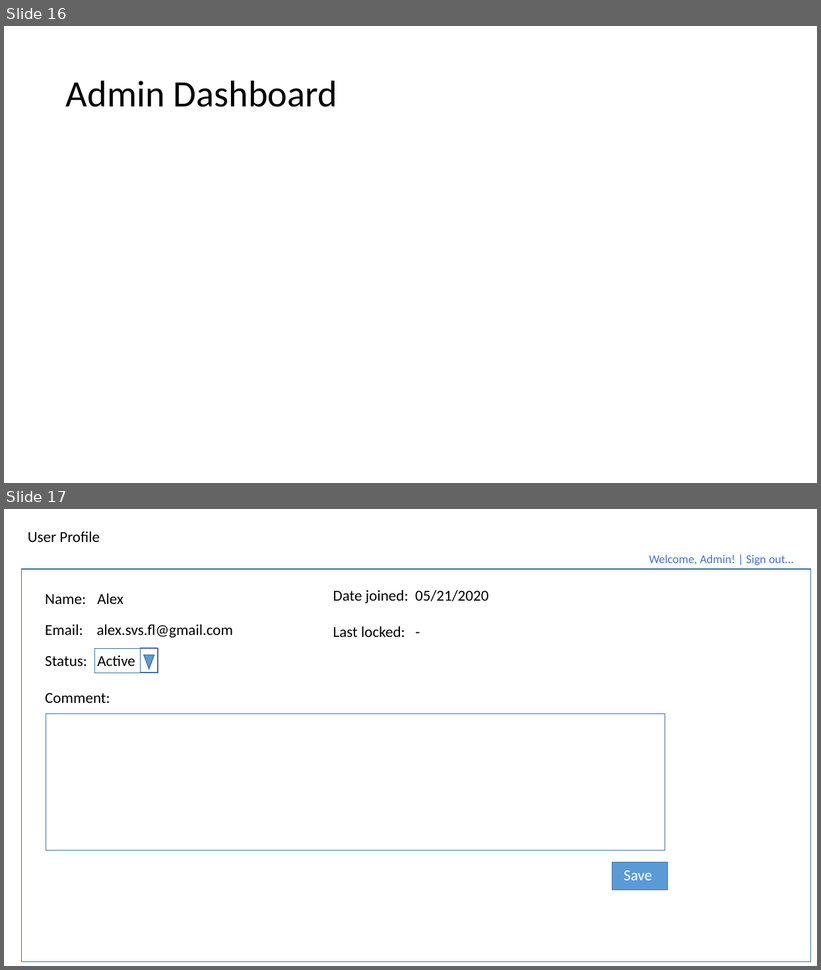
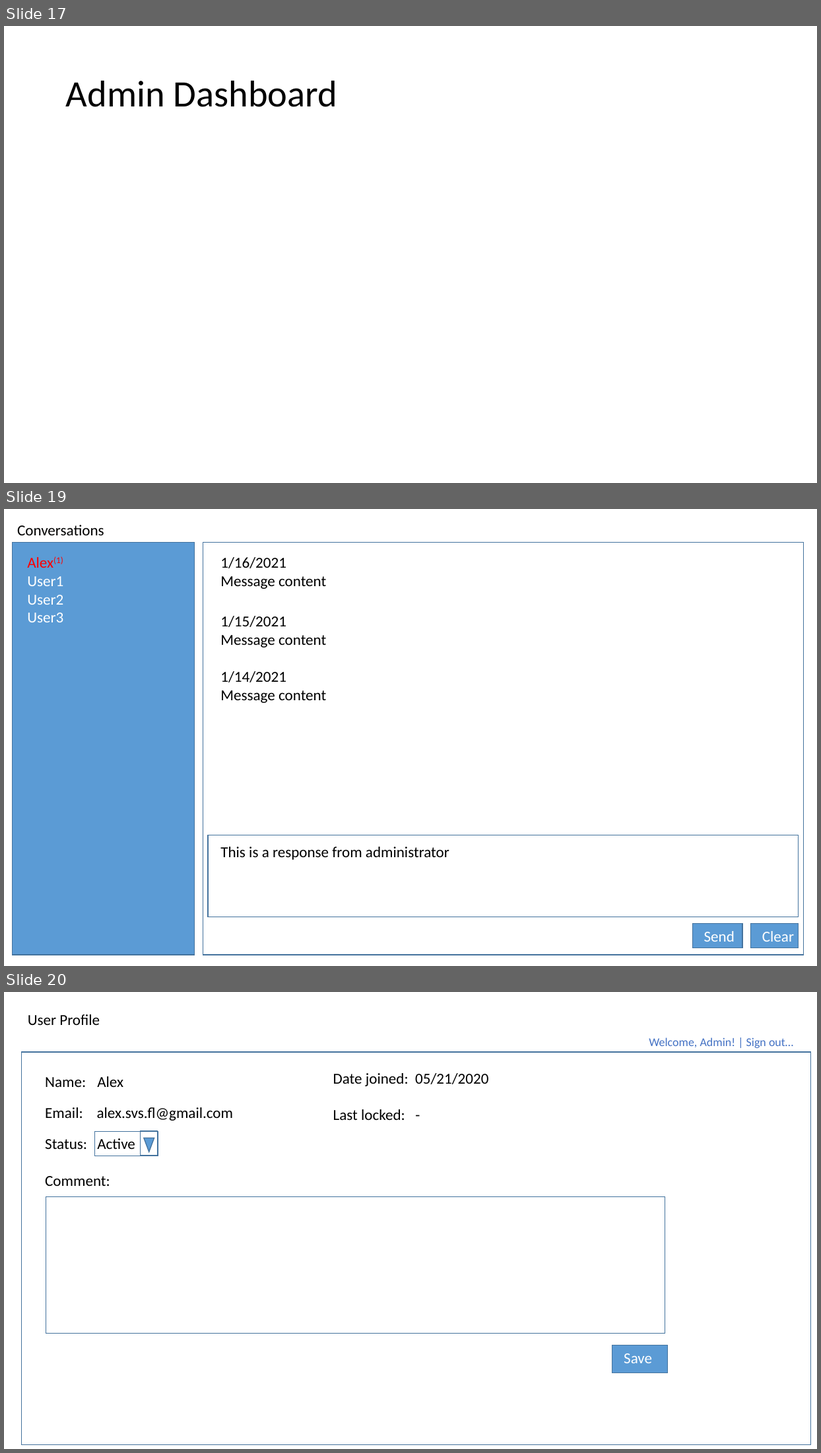
Before and after one commit to AlexanderFlanchik/AvsHost, a slide deck: Specs.pptx. Shown one above the other, each under a label of ours: slides 16 and 17 before the commit, slides 17, 19 and 20 after it; the slides between them are not shown. The pictures are 821x970 and 821x1453 pixels, drawn with LibreOffice and Linux fonts; fonts in the diff are those of the drawing. Boxes give left, top, right and bottom in pixels: in the first picture for what was removed or moved away, otherwise in the second. Text is boxed around its words. In the diff, an @@ line names an element or a change of style, - is before the commit and + after.

Commit message:
User-Admin conversation: part 1

```diff
--- a/Specs.pptx
+++ b/Specs.pptx
@@ slide 19 added at (x1=4, y1=509, x2=817, y2=966), background #FFFFFF @@
@@ text added at (x1=17, y1=525, x2=104, y2=535), 18 pt, text #000000 @@
+Conversations
@@ rectangle added at (x1=12, y1=543, x2=194, y2=956), fill #5B9BD5, outline #43739E 1 pt @@
@@ rectangle added at (x1=203, y1=543, x2=804, y2=956), outline #43739E 1 pt @@
@@ text added at (x1=27, y1=557, x2=63, y2=623), 18 pt, text #FFFFFF @@
+Alex(1)
+User1
+User2
+User3
@@ text added at (x1=220, y1=557, x2=326, y2=589), 18 pt, text #000000 @@
+1/16/2021
+Message content
@@ text added at (x1=220, y1=616, x2=326, y2=648), 18 pt, text #000000 @@
+1/15/2021
+Message content
@@ text added at (x1=220, y1=671, x2=326, y2=703), 18 pt, text #000000 @@
+1/14/2021
+Message content
@@ rectangle added at (x1=208, y1=835, x2=798, y2=917), outline #43739E 1 pt @@
@@ text added at (x1=220, y1=847, x2=450, y2=860), 18 pt, text #000000 @@
+This is a response from administrator
@@ rectangle added at (x1=692, y1=923, x2=743, y2=948), fill #5B9BD5, outline #43739E 1 pt @@
@@ rectangle added at (x1=751, y1=923, x2=799, y2=948), fill #5B9BD5, outline #43739E 1 pt @@
@@ text added at (x1=704, y1=931, x2=735, y2=942), 18 pt, text #FFFFFF @@
+Send
@@ text added at (x1=762, y1=931, x2=794, y2=942), 18 pt, text #FFFFFF @@
+Clear
@@ what was slide 16 is now slide 17 @@
@@ what was slide 17 is now slide 20 @@
```
Also in this commit, not shown: 2 other slides added, 17 other files.
